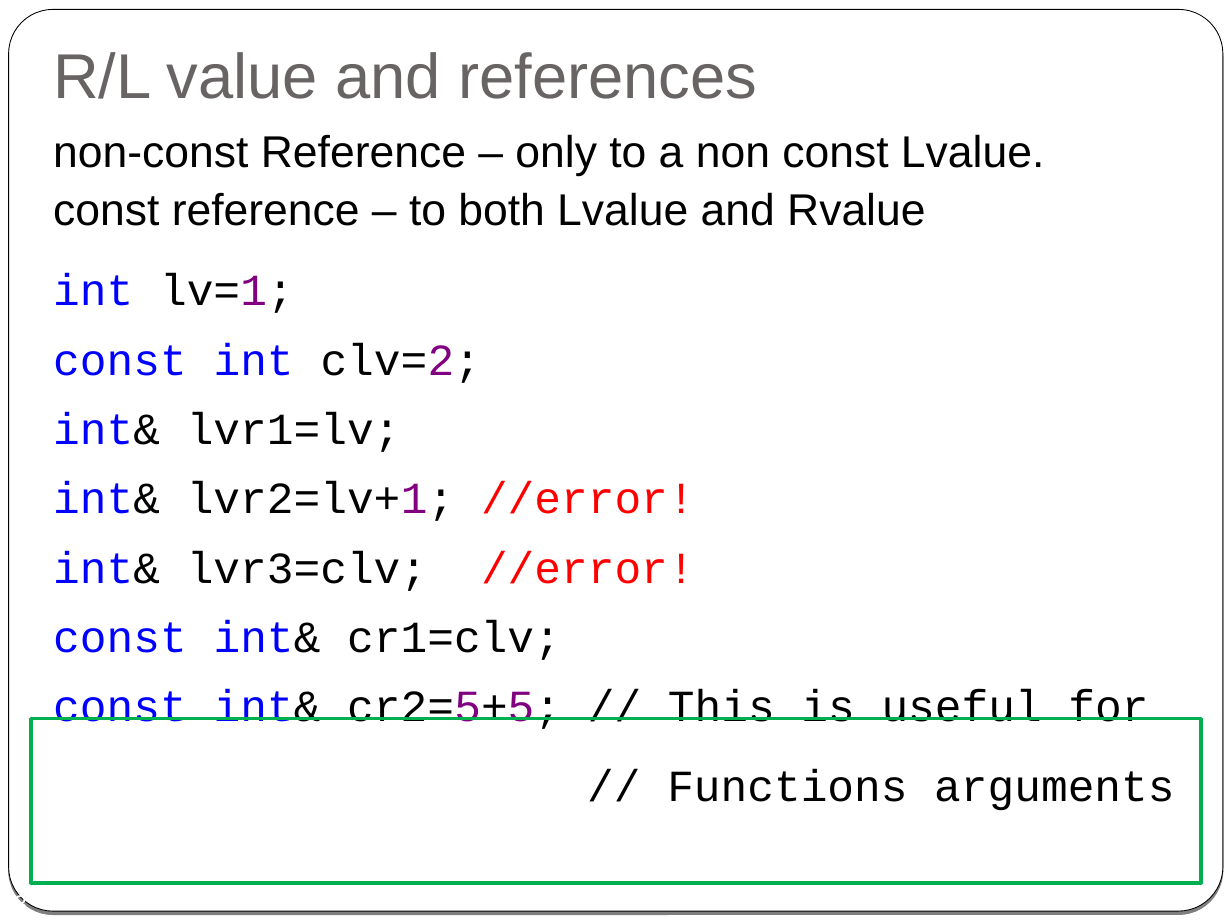
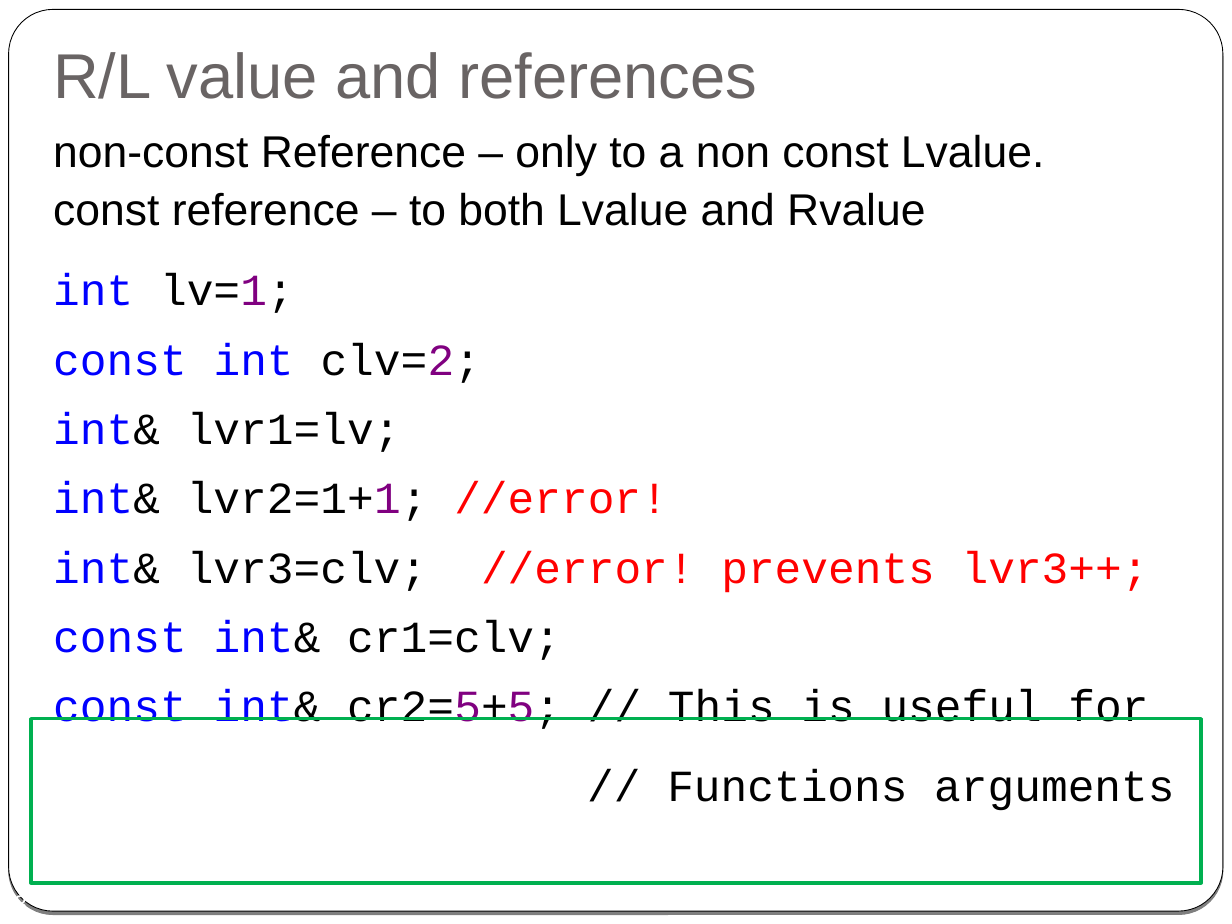
Before and after one commit to cpp-at-ariel/cpp-5779, a slide deck: slide 8 of 03-reference-const/slides-2-reference.odp. Drawn at 1232x924 pixels with LibreOffice and Linux fonts; fonts in the diff are those of the drawing. Boxes give left, top, right and bottom in pixels: in the first picture for what was removed or moved away, otherwise in the second. Text is boxed around its words. In the diff, an @@ line names an element or a change of style, - is before the commit and + after.

```diff
--- a/03-reference-const/slides-2-reference.odp
+++ b/03-reference-const/slides-2-reference.odp
@@ text at [53,274,1149,729]: text changed @@
-int lv=1;
-const int clv=2;
-int& lvr1=lv;
-int& lvr2=lv+1; //error!
-int& lvr3=clv; //error!
-const int& cr1=clv;
-const int& cr2=5+5; // This is useful for
+int lv=1;
+const int clv=2;
+int& lvr1=lv;
+int& lvr2=1+1; //error!
+int& lvr3=clv; //error! prevents lvr3++;
+const int& cr1=clv;
+const int& cr2=5+5; // This is useful for
```
Also in this commit, not shown: 3 other slides changed, 1 slide added, 9 slides removed, 13 other files.
